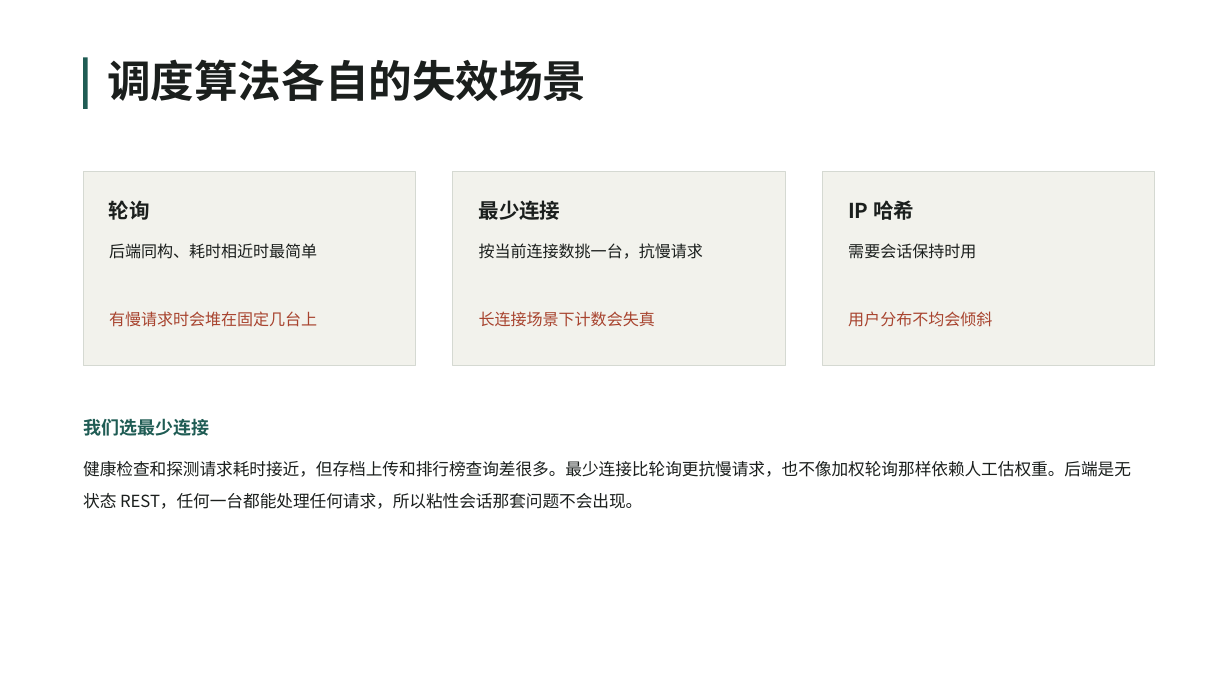
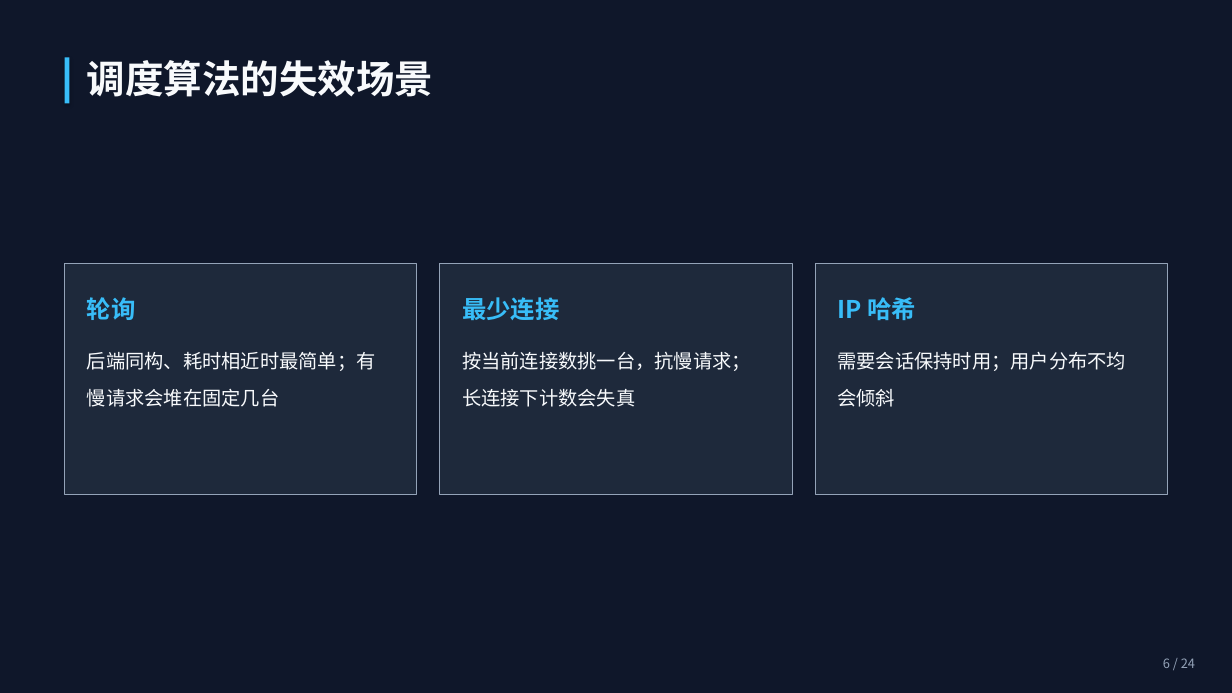
Before and after one commit to VesselPaper/symbiont, a slide deck: slide 6 of share/技术分享-应用代理与负载均衡.pptx. Drawn at 1232x693 pixels with LibreOffice and Linux fonts; fonts in the diff are those of the drawing; background and template pictures are left out. Boxes give left, top, right and bottom in pixels: in the first picture for what was removed or moved away, otherwise in the second. Text is boxed around its words. In the diff, an @@ line names an element or a change of style, - is before the commit and + after.

```diff
--- a/share/技术分享-应用代理与负载均衡.pptx
+++ b/share/技术分享-应用代理与负载均衡.pptx
@@ rectangle added at [0,0,1232,693], fill #0F172A @@
@@ rectangle: place and size @@
-rectangle at [83,57,88,109]
+rectangle at [65,57,69,104]
@@ rectangle at [65,57,69,104]: fill #1F5C54 to #38BDF8; shadow on @@
@@ text at [87,60,433,97]: text changed; size 34 to 30 pt; text colour #1B1F1D to #F8FAFC @@
-调度算法各自的失效场景
+调度算法的失效场景
@@ rectangle removed at [453,172,786,366] @@
@@ rectangle removed at [823,172,1155,366] @@
@@ rectangle: place and size @@
-rectangle at [83,172,416,366]
+rectangle at [65,263,417,494]
@@ rectangle at [65,263,417,494]: fill #F2F2EC to #1E293B; outline #D5D9D2 0.75 pt to #94A3B8 0.75 pt @@
@@ rectangle added at [440,263,792,494], fill #1E293B, outline #94A3B8 0.75 pt @@
@@ rectangle added at [815,263,1167,494], fill #1E293B, outline #94A3B8 0.75 pt @@
@@ text removed at [848,243,976,259] @@
-需要会话保持时用
@@ text "轮询": place and size @@
-text "轮询" at [109,200,150,220]
+text "轮询" at [87,297,136,320]
@@ text "最少连接": place and size @@
-text "最少连接" at [479,200,561,220]
+text "最少连接" at [462,297,559,320]
@@ size 16 to 19 pt, text colour #1B1F1D to #38BDF8; line spacing 1.4 to 1.35 in 3 elements at [87,297,136,320], [462,297,559,320], [837,297,916,320] @@
@@ text "IP 哈希": place and size @@
-text "IP 哈希" at [848,200,914,220]
+text "IP 哈希" at [837,297,916,320]
@@ text removed at [109,311,317,327] @@
-有慢请求时会堆在固定几台上
@@ text removed at [479,311,655,327] @@
-长连接场景下计数会失真
@@ text at [87,352,376,407]: text changed; size 12.5 to 15 pt; text colour #1B1F1D to #F8FAFC @@
-后端同构、耗时相近时最简单
+后端同构、耗时相近时最简单；有慢请求会堆在固定几台
@@ text at [462,352,751,407]: text changed; size 12.5 to 15 pt; text colour #1B1F1D to #F8FAFC @@
-按当前连接数挑一台，抗慢请求
+按当前连接数挑一台，抗慢请求；长连接下计数会失真
@@ text at [837,352,1126,407]: text changed; size 12.5 to 15 pt; text colour #A8442F to #F8FAFC @@
-用户分布不均会倾斜
+需要会话保持时用；用户分布不均会倾斜
@@ text removed at [83,418,209,436] @@
-我们选最少连接
@@ text removed at [83,461,1131,509] @@
-健康检查和探测请求耗时接近，但存档上传和排行榜查询差很多。最少连接比轮询更抗慢请求，也不像加权轮询那样依赖人工估权重。后端是无状态 REST，任何一台都能处理任何请求，所以粘性会话那套问题不会出现。
@@ text added at [1163,658,1195,668], 10 pt, text #94A3B8 @@
+6 / 24
```
Also in this commit, not shown: 10 other slides changed, 13 slides added, 12 slides removed, 3 other files.
